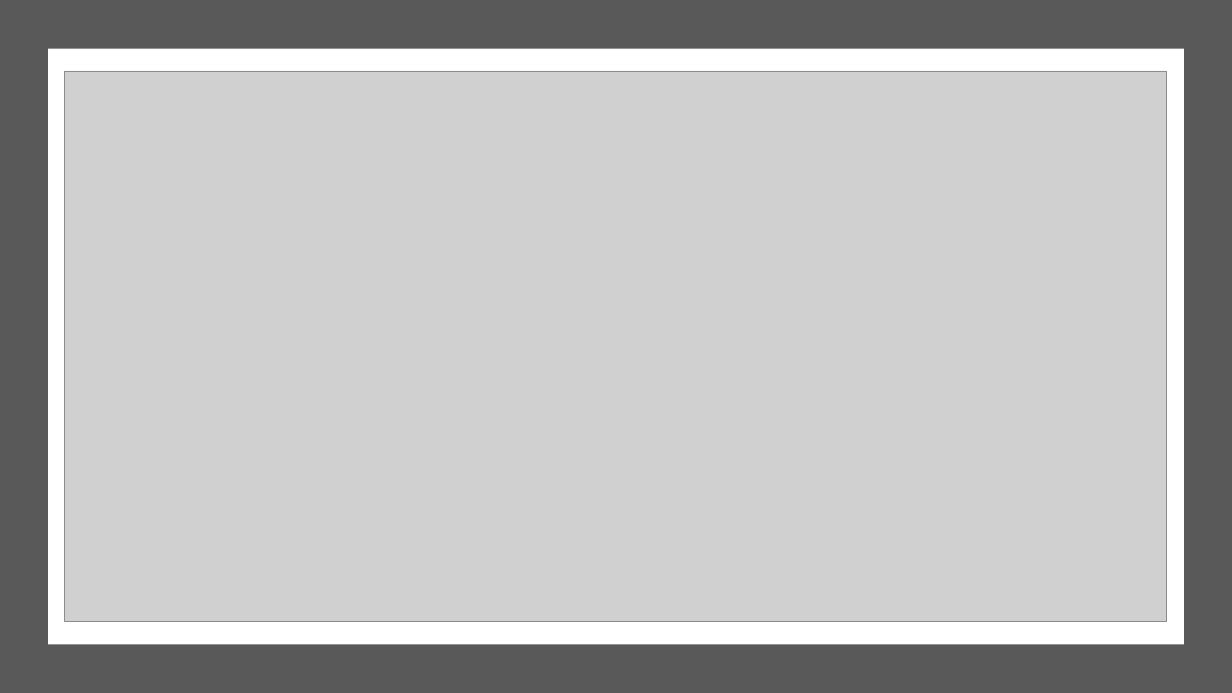
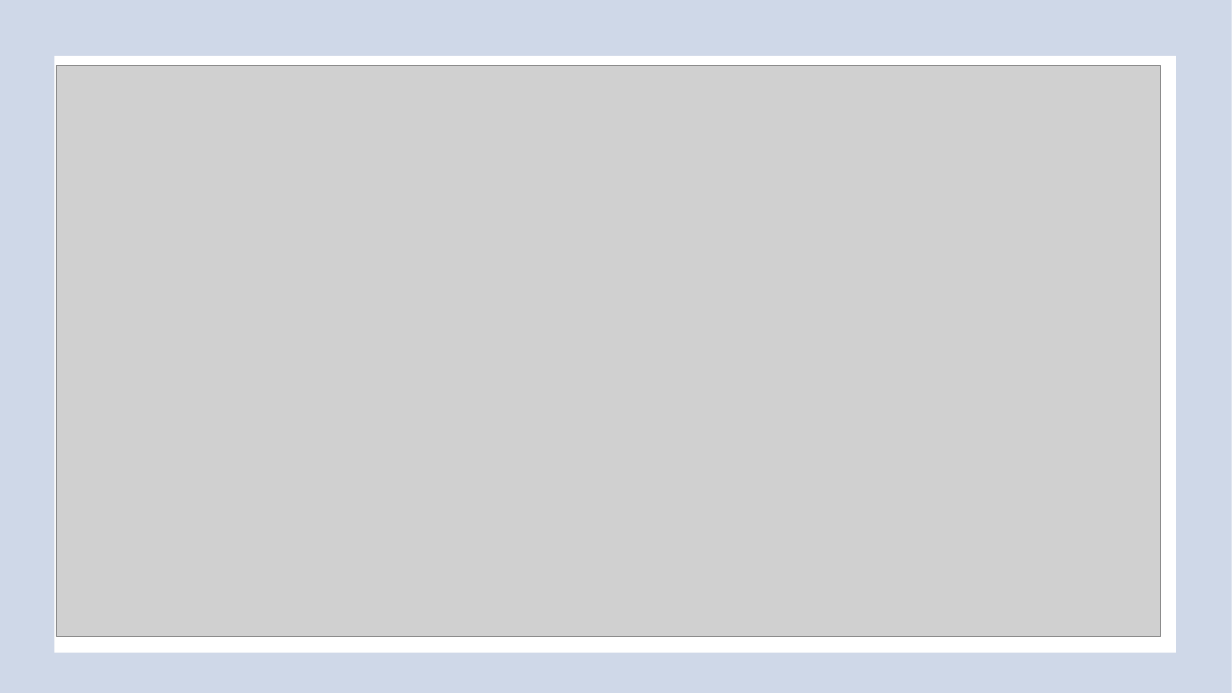
Before and after one commit to Cabous/22017542_Exam, a slide deck: slide 4 of Questions/Question1/Question1.pptx. Drawn at 1232x693 pixels with LibreOffice and Linux fonts; fonts in the diff are those of the drawing; grey boxes stand for pictures; background and template pictures are left out. Boxes give left, top, right and bottom in pixels: in the first picture for what was removed or moved away, otherwise in the second. Text is boxed around its words. In the diff, an @@ line names an element or a change of style, - is before the commit and + after.

Commit message:
slides

```diff
--- a/Questions/Question1/Question1.pptx
+++ b/Questions/Question1/Question1.pptx
@@ rectangle at (x1=0, y1=0, x2=1232, y2=693): fill #595959 to #E7E6E6 at 50% opacity @@
@@ rectangle added at (x1=0, y1=0, x2=1232, y2=693), fill #4472C4 at 20% opacity @@
@@ rectangle resized from (x1=48, y1=49, x2=1184, y2=645) to (x1=55, y1=55, x2=1177, y2=653) @@
@@ picture resized from (x1=65, y1=71, x2=1167, y2=622) to (x1=56, y1=66, x2=1161, y2=637) @@
```
Also in this commit, not shown: 2 other slides changed, 1 slide added, 1 slide removed, 6 other files.
